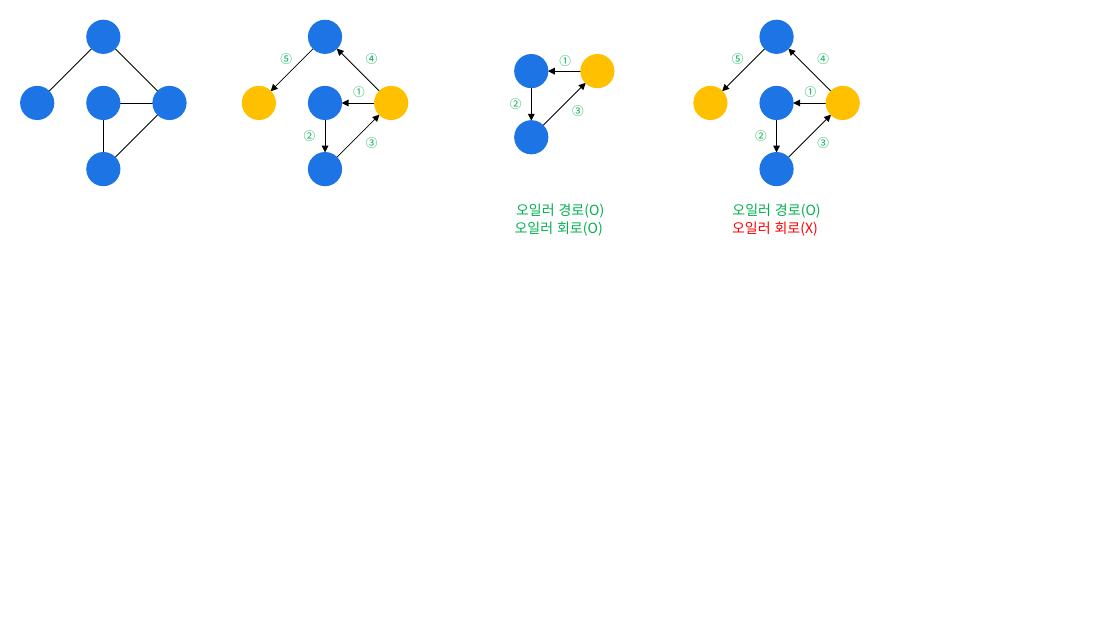
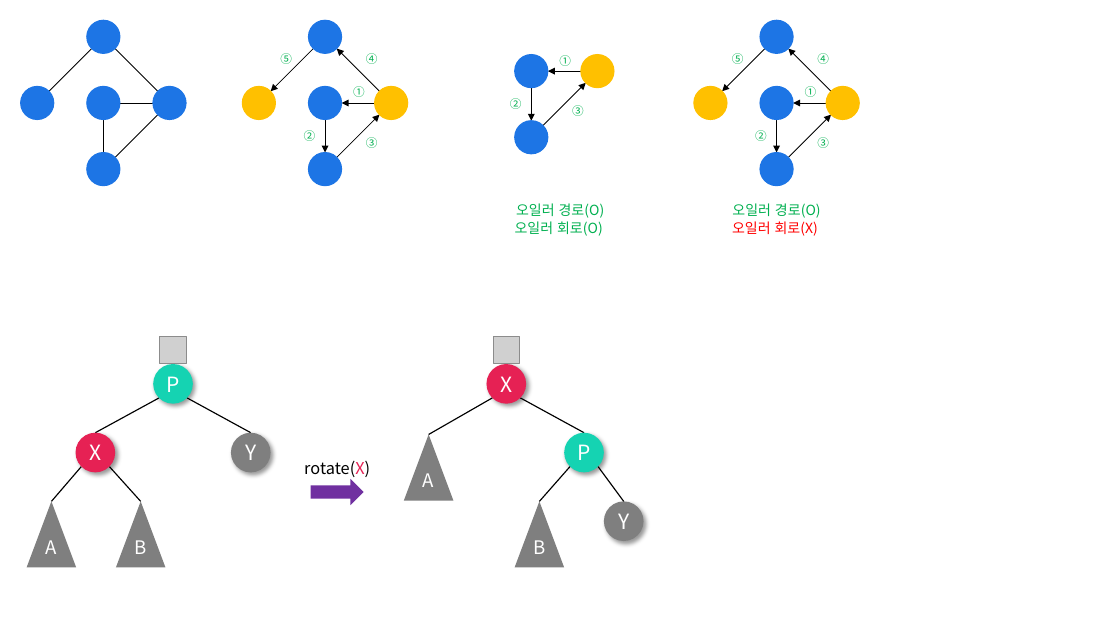
Before and after one commit to siwon-park/Algorithm-DataStructure, a slide deck: slide 25 of 99_PPT이미지/pptx.pptx. Drawn at 1120x630 pixels with LibreOffice and Linux fonts; fonts in the diff are those of the drawing; grey boxes stand for pictures. Boxes give left, top, right and bottom in pixels: in the first picture for what was removed or moved away, otherwise in the second. Text is boxed around its words. In the diff, an @@ line names an element or a change of style, - is before the commit and + after.

```diff
--- a/99_PPT이미지/pptx.pptx
+++ b/99_PPT이미지/pptx.pptx
@@ group added at (27, 337, 271, 568): 4 lines, 3 ellipses, 2 triangles, 2 texts, 1 picture @@
+P
+X
+Y
+A
+B
@@ group added at (404, 337, 644, 568): 4 lines, 3 ellipses, 2 triangles, 2 texts, 1 picture @@
+X
+Y
+P
+A
+B
@@ text added at (304, 461, 370, 480), 14 pt, text #000000 @@
+rotate(X)
@@ right arrow added at (311, 479, 364, 505), fill #7030A0 @@
```
Also in this commit, not shown: 2 slides added, 1 other file.
